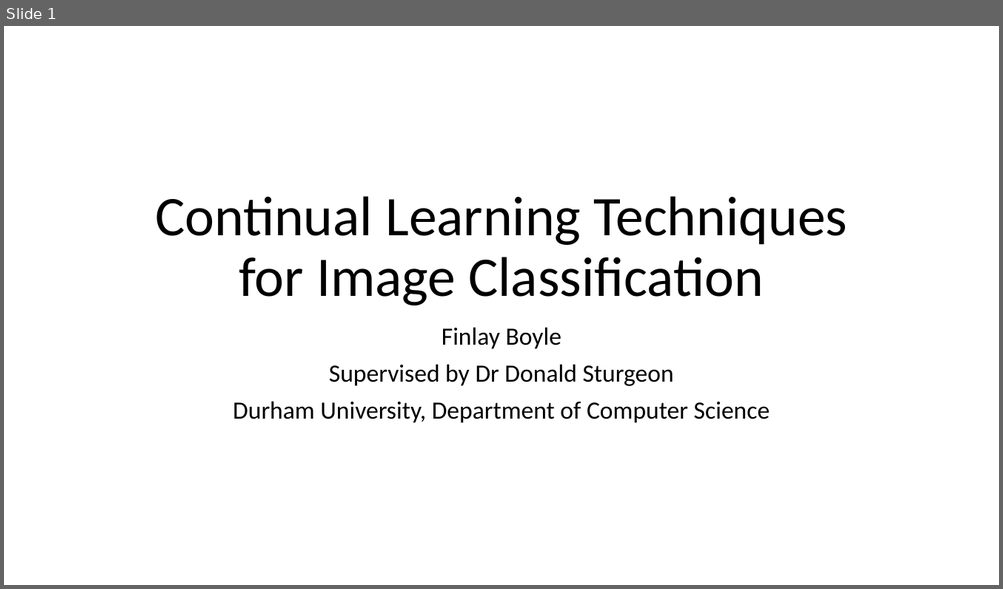
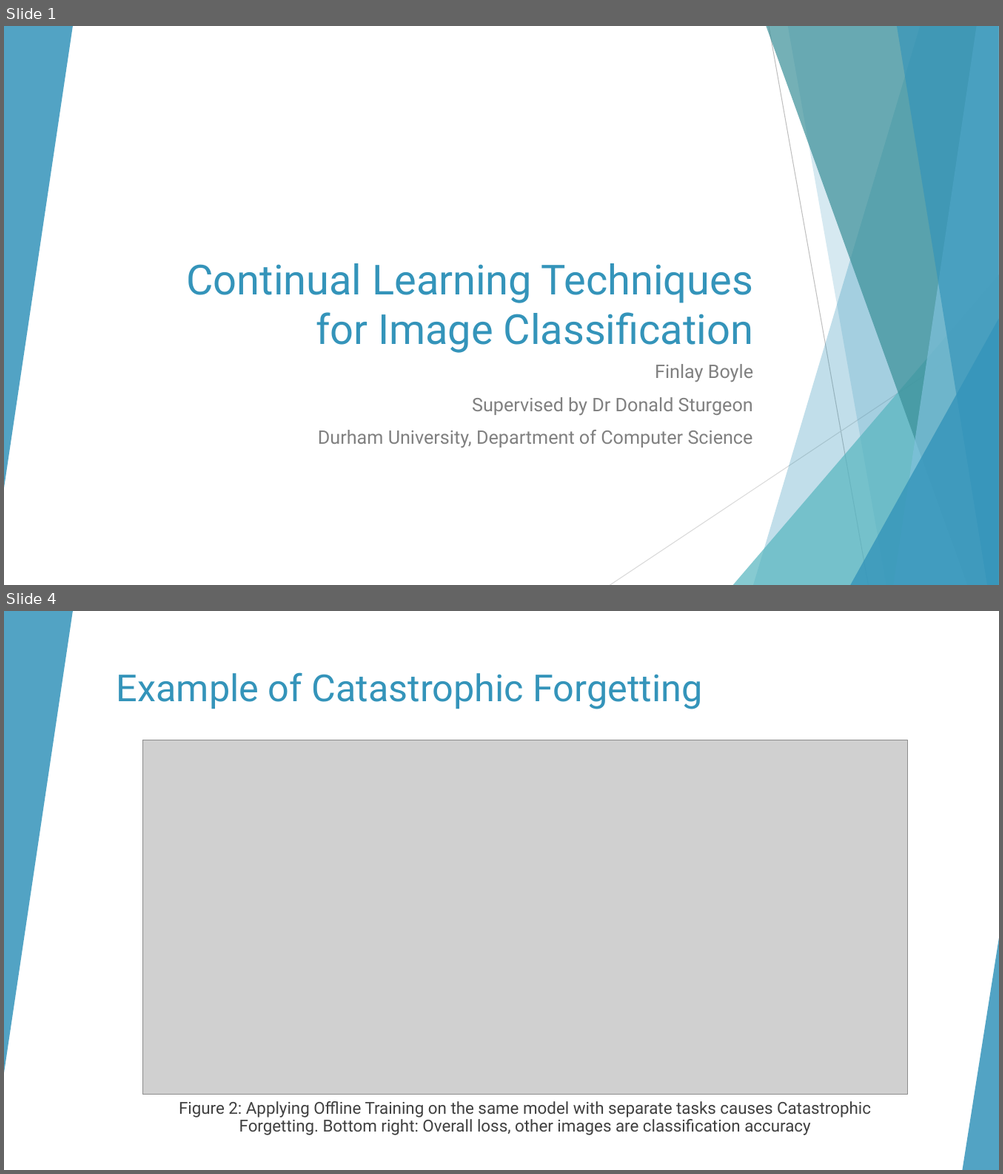
Before and after one commit to fboyle2001/advanced-project, a slide deck: Documents/Project Video/Project Video Presentation.pptx. Shown one above the other, each under a label of ours: slide 1 before the commit, slides 1 and 4 after it; the slides between them are not shown. The pictures are 1003x589 and 1003x1174 pixels, drawn with LibreOffice and Linux fonts; fonts in the diff are those of the drawing; grey boxes stand for pictures. Boxes give left, top, right and bottom in pixels: in the first picture for what was removed or moved away, otherwise in the second. Text is boxed around its words. In the diff, an @@ line names an element or a change of style, - is before the commit and + after.

```diff
--- a/Documents/Project Video/Project Video Presentation.pptx
+++ b/Documents/Project Video/Project Video Presentation.pptx
@@ slide 4 added at [4, 611, 999, 1170], background #FFFFFF; not listed: 7 template elements that a slide beside it also shows @@
@@ rectangle added at [4, 611, 999, 1170], fill #FFFFFF @@
@@ triangle added at [4, 611, 73, 1073], fill #3494BA at 85% opacity @@
@@ title added at [116, 672, 702, 709], 36 pt, text #3494BA @@
+Example of Catastrophic Forgetting
@@ picture added at [143, 740, 908, 1094] @@
@@ triangle added at [4, 939, 40, 1170], fill #3494BA at 85% opacity @@
@@ group added at [4, 611, 999, 1170]: 5 freeform shapes, 3 triangles, 2 lines @@
@@ triangle added at [962, 939, 999, 1170], fill #3494BA at 85% opacity @@
@@ text added at [179, 1102, 871, 1136], 16 pt, text #404040 @@
+Figure 2: Applying Offline Training on the same model with separate tasks causes Catastrophic Forgetting. Bottom right: Overall loss, other images are classification accuracy
@@ slide 1 changed as well @@
@@ group added at [4, 26, 999, 585]: 5 freeform shapes, 3 triangles, 2 lines @@
@@ title "Continual Learning Techniques for Image ...": place and size @@
-title "Continual Learning Techniques for Image ..." at [155, 196, 847, 306]
+title "Continual Learning Techniques for Image ..." at [187, 264, 753, 353]
@@ title "Continual Learning Techniques for Image ..." at [187, 264, 753, 353]: size 54 to 40 pt, font Calibri to Roboto, text colour #000000 to #3494BA; alignment centre to right; line spacing 0.9 to 1 @@
@@ subtitle "Finlay Boyle": place and size @@
-subtitle "Finlay Boyle" at [233, 327, 770, 423]
+subtitle "Finlay Boyle" at [318, 364, 753, 449]
@@ subtitle "Finlay Boyle" at [318, 364, 753, 449]: size 24 to 18 pt, font Calibri to Roboto, text colour #000000 to #808080; alignment centre to right; line spacing 0.9 to 1 @@
```
Also in this commit, not shown: 8 other slides added, 1 slide removed, 7 other files.
